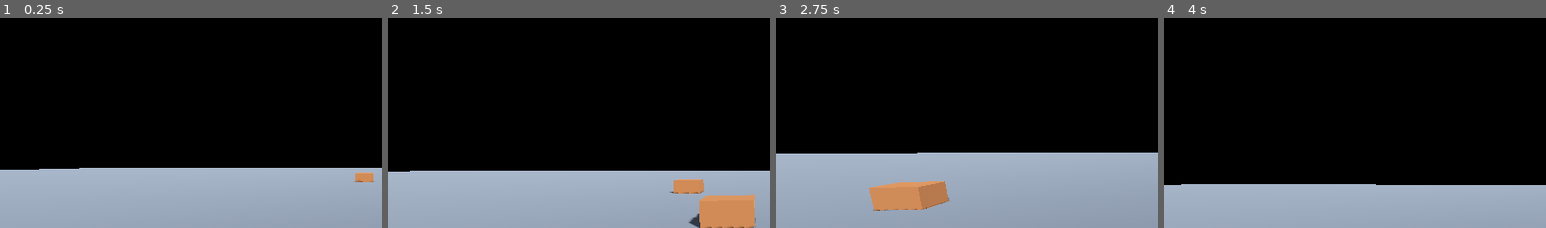
Above: before the commit, frames 1-4 (left to right).
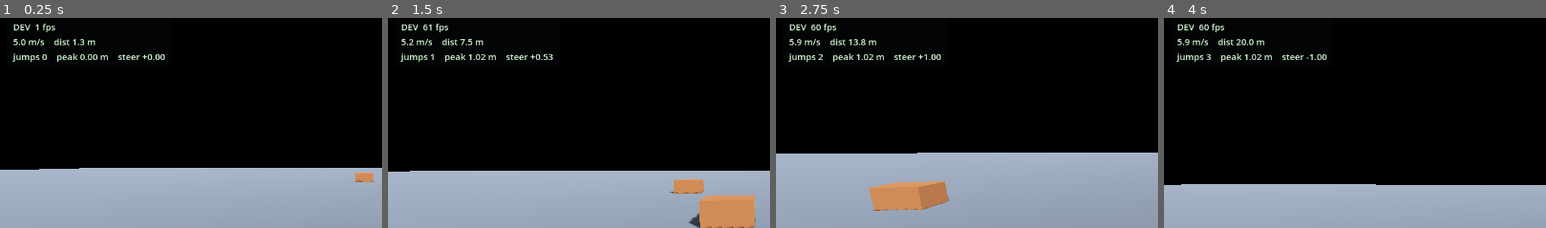
Above: after the commit, the same moments.

Repository: g-shankar/Gecko-run
Game: Godot game, scene res://scenes/main.tscn
Same seed, same stepped clock (60 frames per second), same inputs: the game is played once before the commit and once after it.
Inputs (mouse positions are % of the whole screen's width and height, from its top left):
- Up to frame 1 (0.25 s): no input
- Up to frame 2 (1.5 s): move the mouse to (72, 44) at 0.52 s; hold D (steer_right) 0.53-1.25 s; tap Space (jump) at 0.6, 0.77, 1.07 s; click (72, 44) at 0.67 s; drag from (30, 54) to (45, 69) at 1.27 s
- Up to frame 3 (2.75 s): move the mouse to (60, 27) at 2.02 s; hold D (steer_right) from 2.03 s (still down); tap Space (jump) at 2.1 s
- Up to frame 4 (4 s): release D (steer_right) at 2.75 s; drag from (45, 69) to (20, 34) at 2.77 s; move the mouse to (80, 64) at 3.52 s; hold A (steer_left) from 3.53 s (still down); tap Space (jump) at 3.6, 3.77 s
The pictures show only the part of the screen within x 0-50%, y 0-50%; the shares and areas given below are measured in that part.

The runs differ from the first frame. In frame 1, 1.1% of the frame differs, in the area x 3-44%, y 2-21%; in frame 2, 1.1%; in frame 3, 1.2%; in frame 4, 1.2%, in the area x 3-43%, y 2-21%.

Commit message:
P4.6: dev metrics HUD (fps, speed, distance, jumps, jump peak, steer)

Diff:
--- /dev/null
+++ b/scripts/dev/debug_hud.gd
@@ -0,0 +1,54 @@
+class_name DebugHUD
+extends CanvasLayer
+## Gecko Run — dev metrics overlay (P4.6).
+##
+## LEARNING NOTES (for Gowrishankar):
+## - A CanvasLayer draws 2D UI on top of the 3D world, independent of the camera.
+## - This HUD exists so playtest feedback can use NUMBERS, not vibes:
+##   "the jump feels floaty" becomes "peak 1.4 m at 5 m/s — let's try 0.9 m".
+## - It is a dev tool: it will be hidden/removed long before any public build.
+
+var _label: Label
+var _gecko: CharacterBody3D
+var _start_z: float = 0.0
+
+
+## Called by the gecko itself (it knows who it is; the HUD just displays).
+func setup(gecko: CharacterBody3D) -> void:
+	_gecko = gecko
+	_start_z = gecko.global_position.z
+
+
+func _ready() -> void:
+	layer = 10 # Draw above everything else.
+	var panel := PanelContainer.new()
+	panel.set_anchors_preset(Control.PRESET_TOP_LEFT)
+	panel.position = Vector2(12, 12)
+	var style := StyleBoxFlat.new()
+	style.bg_color = Color(0.02, 0.03, 0.04, 0.55)
+	style.content_margin_left = 10.0
+	style.content_margin_right = 10.0
+	style.content_margin_top = 6.0
+	style.content_margin_bottom = 6.0
+	panel.add_theme_stylebox_override("panel", style)
+	_label = Label.new()
+	_label.add_theme_font_size_override("font_size", 15)
+	_label.add_theme_color_override("font_color", Color(0.85, 1.0, 0.85))
+	panel.add_child(_label)
+	add_child(panel)
+
+
+func _process(_delta: float) -> void:
+	if _gecko == null:
+		return
+	var v: Vector3 = _gecko.velocity
+	var speed: float = Vector2(v.x, v.z).length()
+	var dist: float = _start_z - _gecko.global_position.z
+	_label.text = "DEV  %d fps\n%.1f m/s    dist %.1f m\njumps %d    peak %.2f m    steer %+.2f" % [
+		Engine.get_frames_per_second(),
+		speed,
+		dist,
+		_gecko.stat_jumps,
+		_gecko.stat_last_peak,
+		_gecko.stat_steer,
+	]
--- a/scripts/player/gecko_controller.gd
+++ b/scripts/player/gecko_controller.gd
@@ -1,4 +1,7 @@
 extends CharacterBody3D
+
+const DebugHUDScript := preload("res://scripts/dev/debug_hud.gd")
+
 ## Gecko Run — player controller, gray-box prototype.
 ##
 ## LEARNING NOTES (for Gowrishankar):
@@ -12,6 +15,7 @@
 ##
 ## PROMPT HISTORY: P2 = run + steer. P3 = jump (+coyote/buffer). P4 = camera.
 ## P4.5 = touch controls (swipe steer, tap jump) for phone playtests.
+## P4.6 = dev metrics HUD (fps, speed, distance, jump stats).
 ## P5-P7 = wall adhesion. P8 = dash. STUNNED/DEAD arrive with hazards (P10+).
 
 ## --- Tuning (spec §7) -------------------------------------------------------
@@ -44,9 +48,18 @@
 var _touch_moved: bool = false
 var _touch_steer: float = 0.0
 
+## Playtest stats surfaced on the dev HUD (P4.6) — numbers beat vibes.
+var stat_jumps: int = 0
+var stat_last_peak: float = 0.0
+var stat_steer: float = 0.0
+var _jump_start_y: float = 0.0
+
 
 func _ready() -> void:
 	_ensure_input_actions()
+	var hud := DebugHUDScript.new()
+	hud.setup(self)
+	add_child(hud)
 
 
 ## Touch controls for the phone playtest builds — Subway Surfers grammar:
@@ -87,6 +100,9 @@
 		_:
 			pass # ADHERE_*, DASH, STUNNED, DEAD arrive in later prompts.
 	move_and_slide()
+	# Track jump peak for the dev HUD: highest point above jump start.
+	if stat_jumps > 0 and not is_on_floor():
+		stat_last_peak = maxf(stat_last_peak, global_position.y - _jump_start_y)
 
 
 ## is_on_floor() reflects the LAST move_and_slide() call — the standard pattern.
@@ -115,6 +131,9 @@
 	_buffer_timer = 0.0 # Consume both so one press = one jump.
 	_coyote_timer = 0.0
 	state = MoveState.AIR
+	stat_jumps += 1
+	_jump_start_y = global_position.y
+	stat_last_peak = 0.0
 
 
 func _apply_run_movement(delta: float) -> void:
@@ -123,6 +142,7 @@
 	#    that easing IS the feel.
 	var steer_input: float = clampf(
 		Input.get_axis("steer_left", "steer_right") + _touch_steer, -1.0, 1.0)
+	stat_steer = steer_input # Surfaced on the dev HUD.
 	var target_lateral: float = steer_input * steer_speed
 	velocity.x = move_toward(velocity.x, target_lateral, steer_accel * delta)
 
